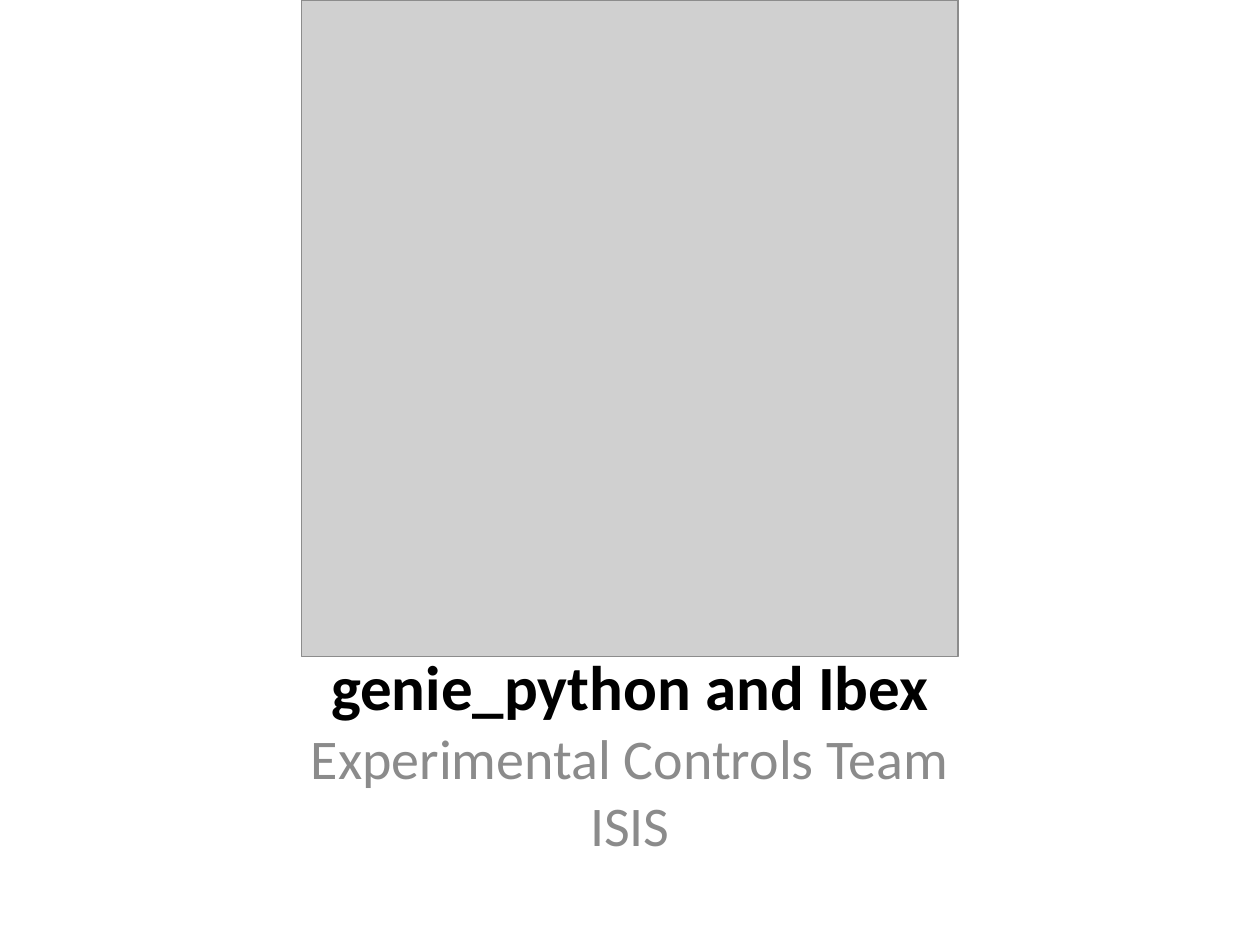
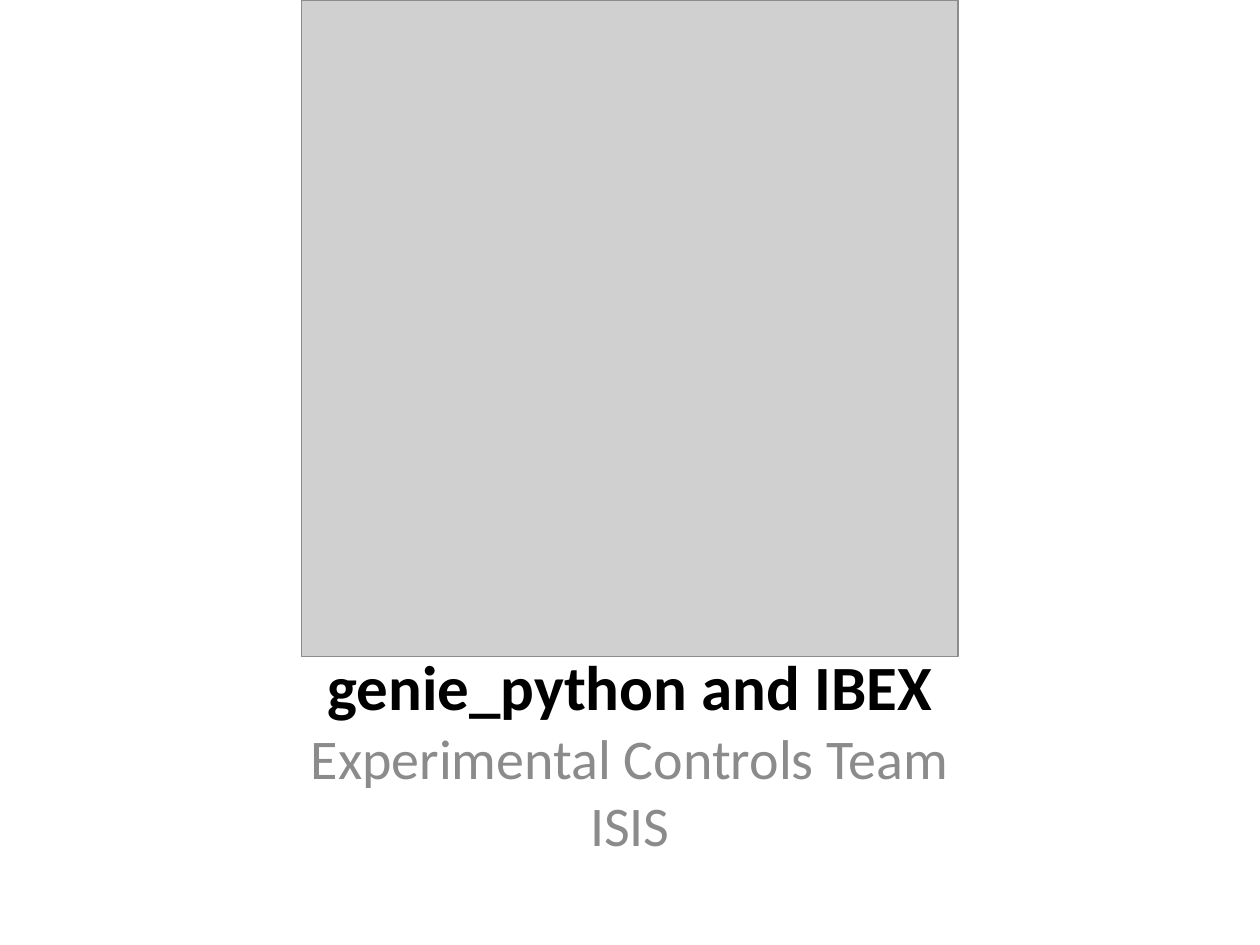
Before and after one commit to ISISComputingGroup/ibex_user_manual, a slide deck: slide 1 of genie_python_and_ibex/genie_python_and_ibex.pptx. Drawn at 1260x945 pixels with LibreOffice and Linux fonts; fonts in the diff are those of the drawing; grey boxes stand for pictures; background and template pictures are left out. Boxes give left, top, right and bottom in pixels: in the first picture for what was removed or moved away, otherwise in the second. Text is boxed around its words. In the diff, an @@ line names an element or a change of style, - is before the commit and + after.

```diff
--- a/genie_python_and_ibex/genie_python_and_ibex.pptx
+++ b/genie_python_and_ibex/genie_python_and_ibex.pptx
@@ subtitle at [311,665,948,847]: text changed @@
-genie_python and Ibex
-Experimental Controls Team
-ISIS
+genie_python and IBEX
+Experimental Controls Team
+ISIS
```
Also in this commit, not shown: 16 other slides changed, 1 other file.
